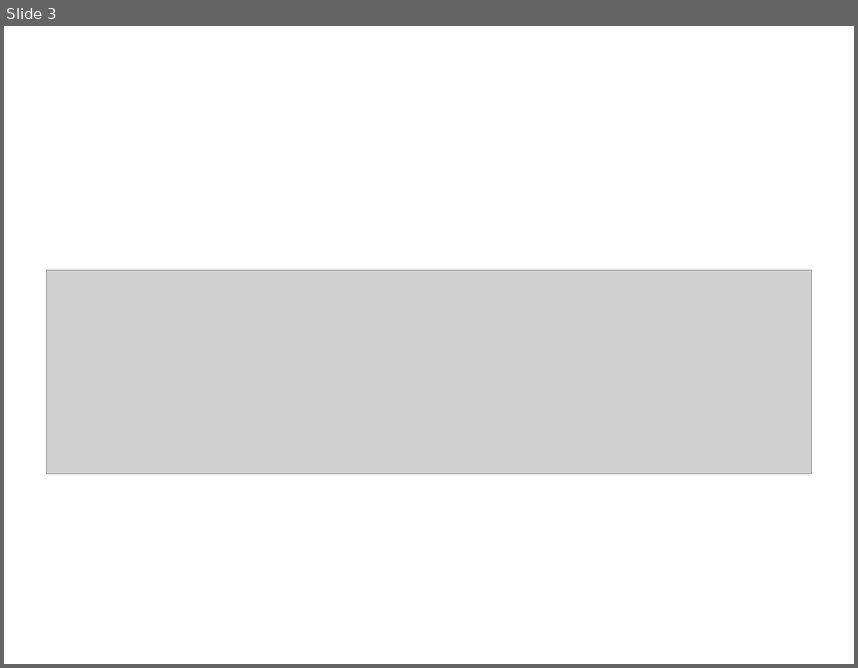
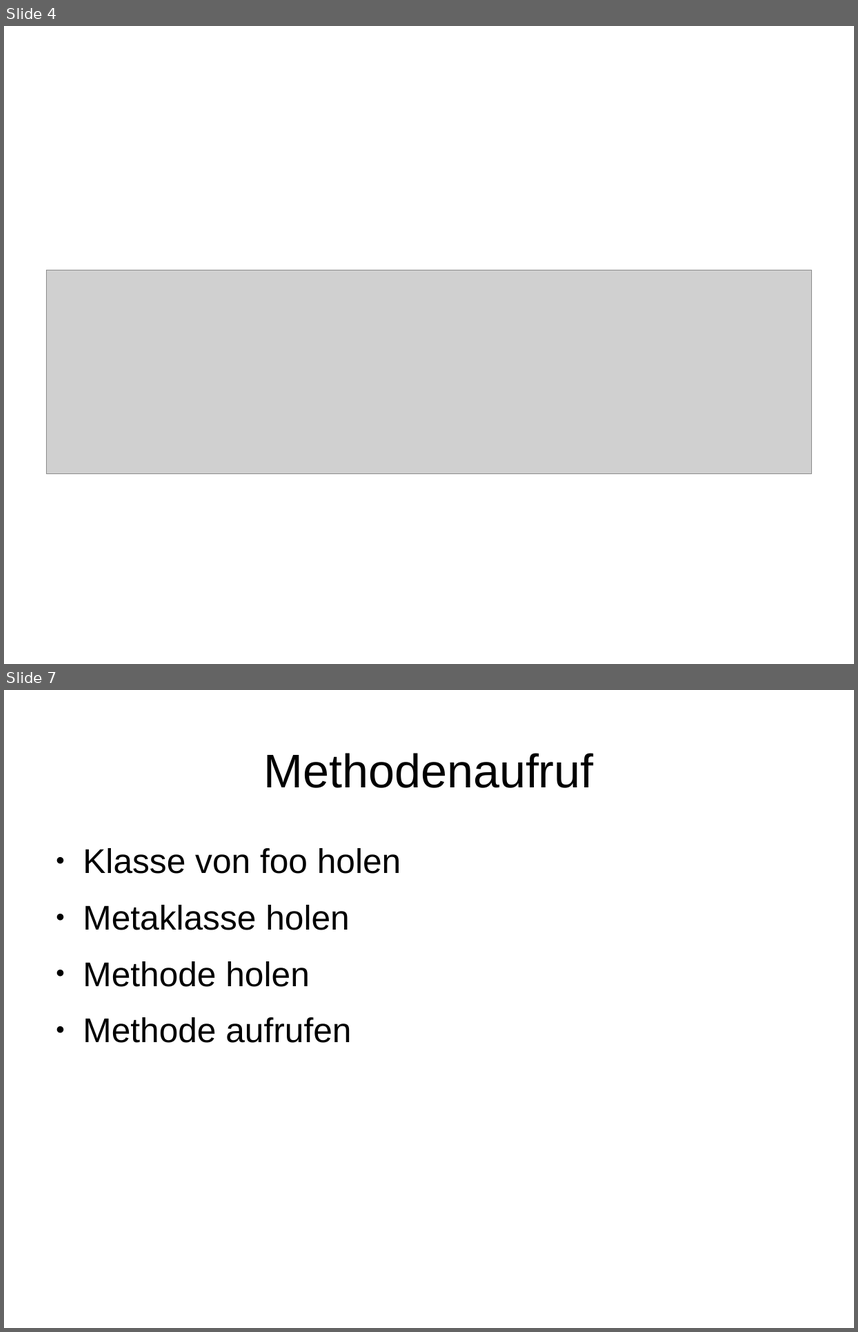
Before and after one commit to niner/HybridThreads, a slide deck: Präsentation.odp. Shown one above the other, each under a label of ours: slide 3 before the commit, slides 4 and 7 after it; the slides between them are not shown. The pictures are 858x668 and 858x1332 pixels, drawn with LibreOffice and Linux fonts; fonts in the diff are those of the drawing; grey boxes stand for pictures. Boxes give left, top, right and bottom in pixels: in the first picture for what was removed or moved away, otherwise in the second. Text is boxed around its words. In the diff, an @@ line names an element or a change of style, - is before the commit and + after.

```diff
--- a/Präsentation.odp
+++ b/Präsentation.odp
@@ slide 7 added at (4, 690, 854, 1328), background #FFFFFF @@
@@ title added at (264, 753, 594, 788), 44 pt, text #000000 @@
+Methodenaufruf
@@ text added at (83, 848, 401, 1043), 32 pt, text #000000 @@
+● Klasse von foo holen
+● Metaklasse holen
+● Methode holen
+● Methode aufrufen
@@ what was slide 3 is now slide 4 @@
```
Also in this commit, not shown: 6 other slides added, 2 slides removed, 2 other files.
